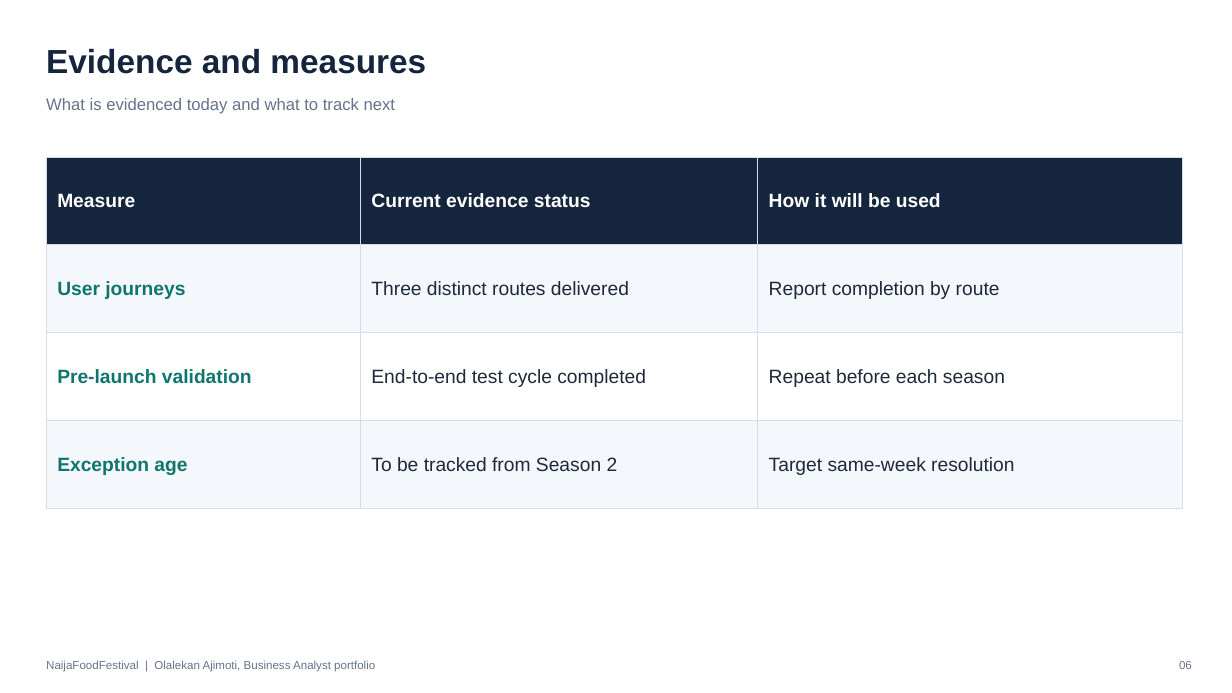
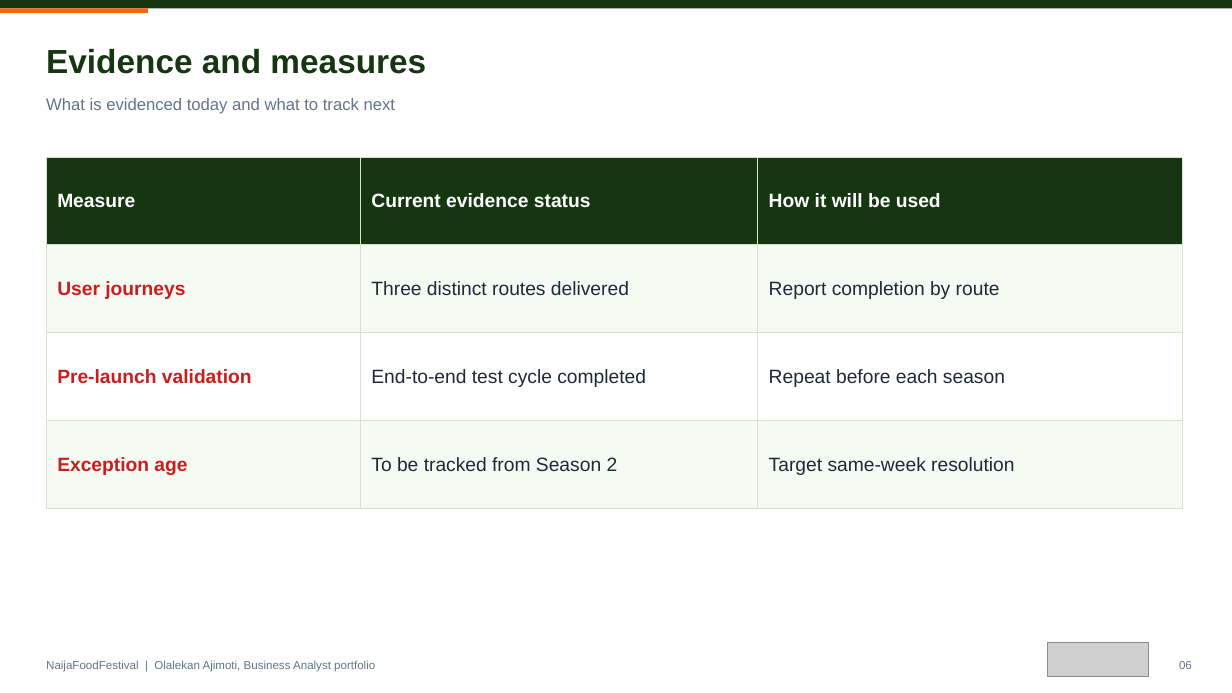
Before and after one commit to olalekanajimoti/business-analyst-portfolio, a slide deck: slide 6 of 01-delivered-case-studies/naija-food-festival-service-design/Deck/Executive_Deck.pptx. Drawn at 1232x693 pixels with LibreOffice and Linux fonts; fonts in the diff are those of the drawing; grey boxes stand for pictures. Boxes give left, top, right and bottom in pixels: in the first picture for what was removed or moved away, otherwise in the second. Text is boxed around its words. In the diff, an @@ line names an element or a change of style, - is before the commit and + after.

```diff
--- a/01-delivered-case-studies/naija-food-festival-service-design/Deck/Executive_Deck.pptx
+++ b/01-delivered-case-studies/naija-food-festival-service-design/Deck/Executive_Deck.pptx
@@ rectangle added at (x1=0, y1=0, x2=1232, y2=8), fill #163612 @@
@@ rectangle added at (x1=0, y1=8, x2=148, y2=13), fill #F8650A @@
@@ text "Evidence and measures" at (x1=46, y1=48, x2=426, y2=74): text colour #15253D to #163612 @@
@@ table at (x1=46, y1=157, x2=1183, y2=479) @@
@@ fill #15253D to #163612 in row 1 @@
@@ fill #F4F7FB to #F5FAF2 in 6 cells @@
@@ text colour #0F766E to #C81E1E in "User journeys", "Pre-launch validation", "Exception age" @@
@@ borders changed @@
@@ picture added at (x1=1047, y1=643, x2=1149, y2=677) @@
```
Also in this commit, not shown: 6 other slides changed, 9 other files.
